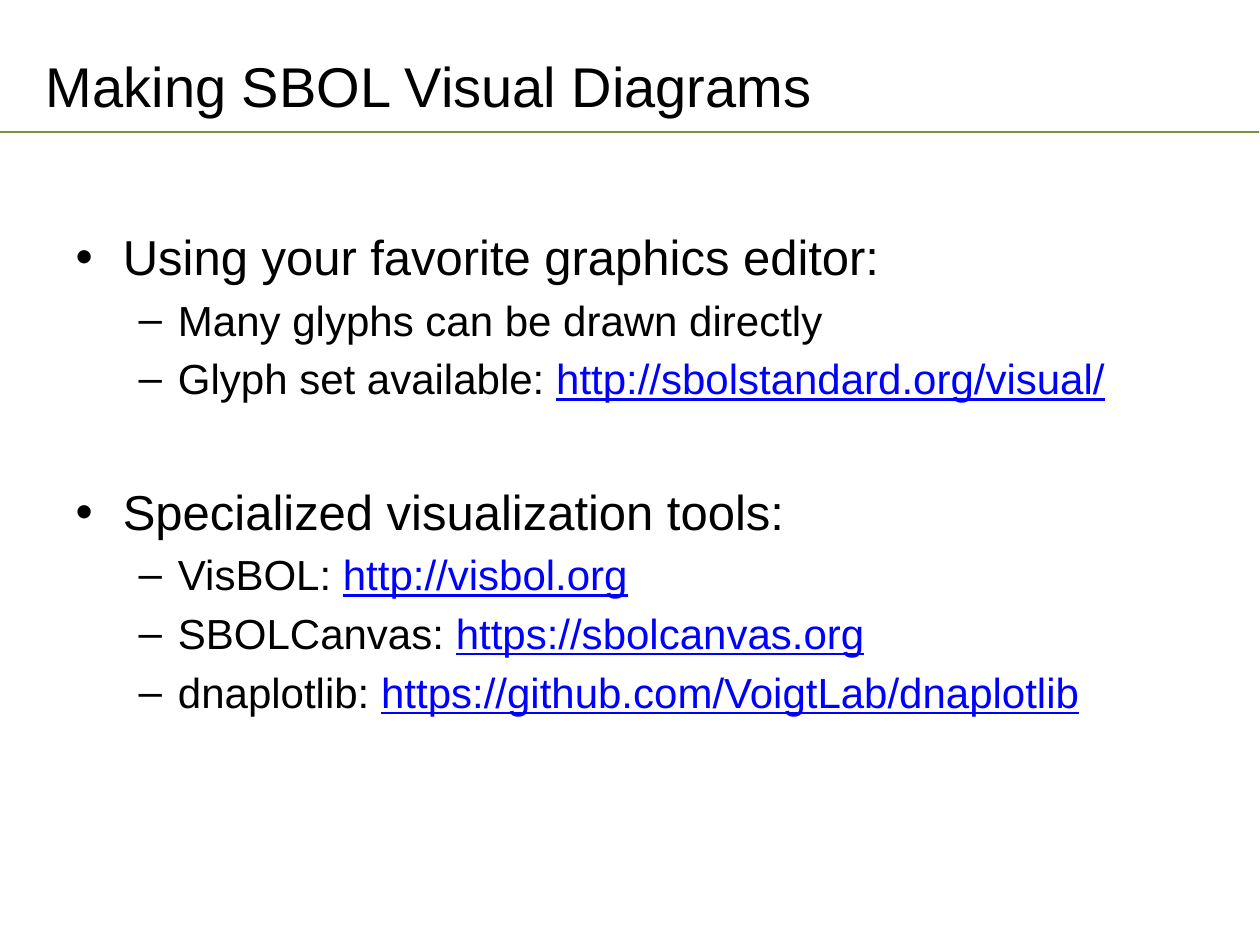
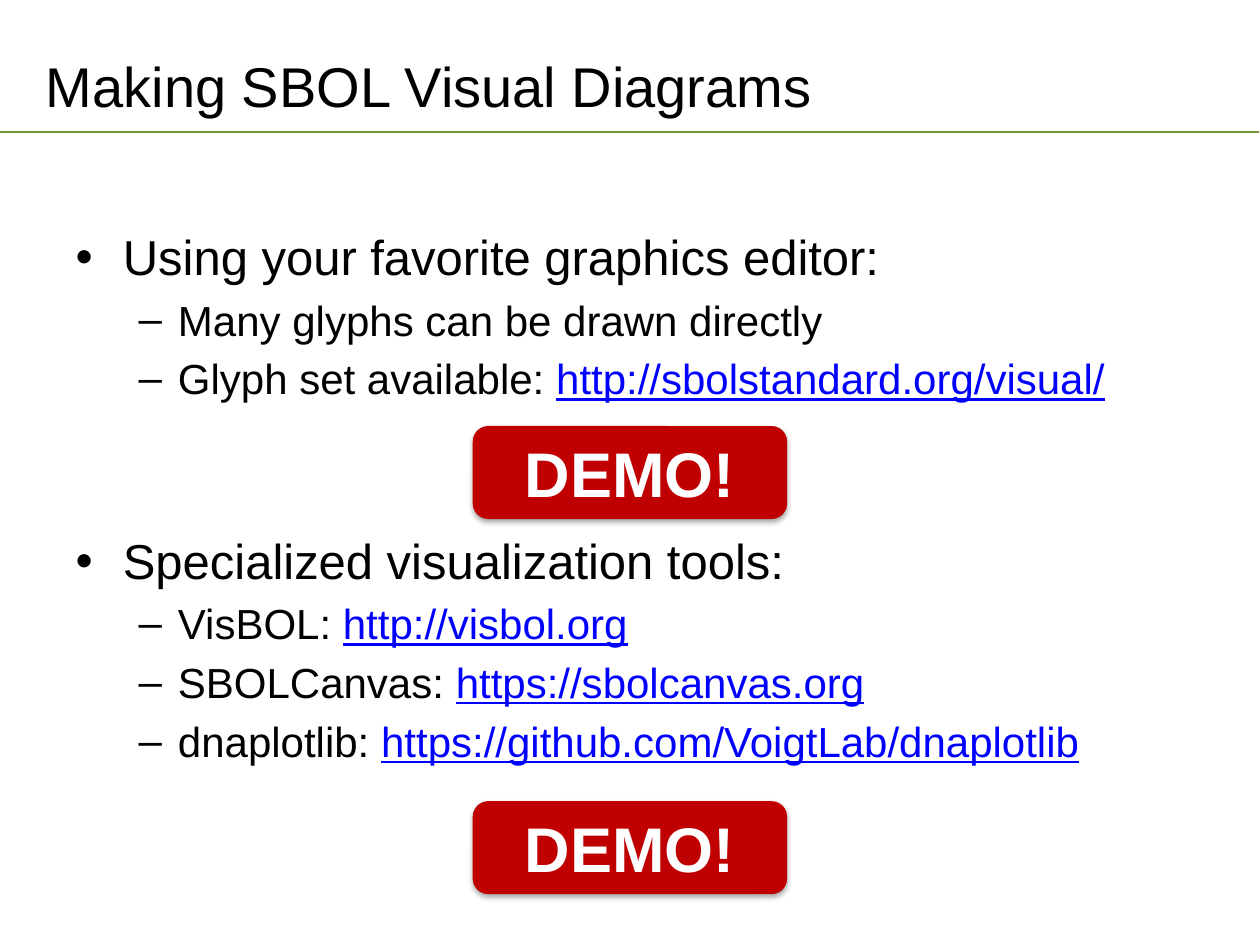
Before and after one commit to BiocomputeLab/sbolv-workshop, a slide deck: slide 9 of SBOL-Visual-IWBDA2020.pptx. Drawn at 1260x945 pixels with LibreOffice and Linux fonts; fonts in the diff are those of the drawing; background and template pictures are left out. Boxes give left, top, right and bottom in pixels: in the first picture for what was removed or moved away, otherwise in the second. Text is boxed around its words. In the diff, an @@ line names an element or a change of style, - is before the commit and + after.

```diff
--- a/SBOL-Visual-IWBDA2020.pptx
+++ b/SBOL-Visual-IWBDA2020.pptx
@@ text "Using your favorite graphics editor:" rewrapped from (x1=123, y1=239, x2=1104, y2=716) to (x1=123, y1=239, x2=1104, y2=765) @@
@@ rounded rectangle added at (x1=472, y1=426, x2=788, y2=519), fill #C00000, 36 pt, text #FFFFFF, bold @@
+DEMO!
@@ rounded rectangle added at (x1=472, y1=801, x2=788, y2=895), fill #C00000, 36 pt, text #FFFFFF, bold @@
+DEMO!
```
Also in this commit, not shown: 1 other slide changed.
